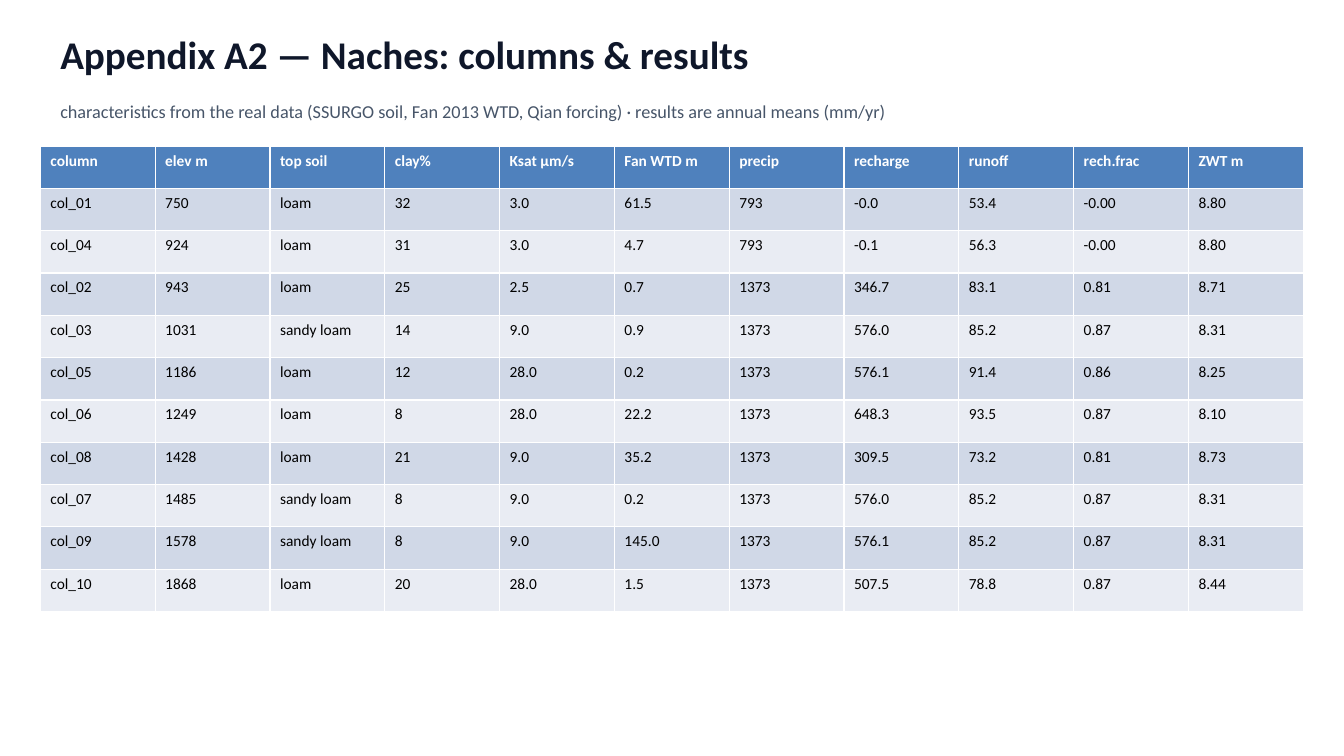
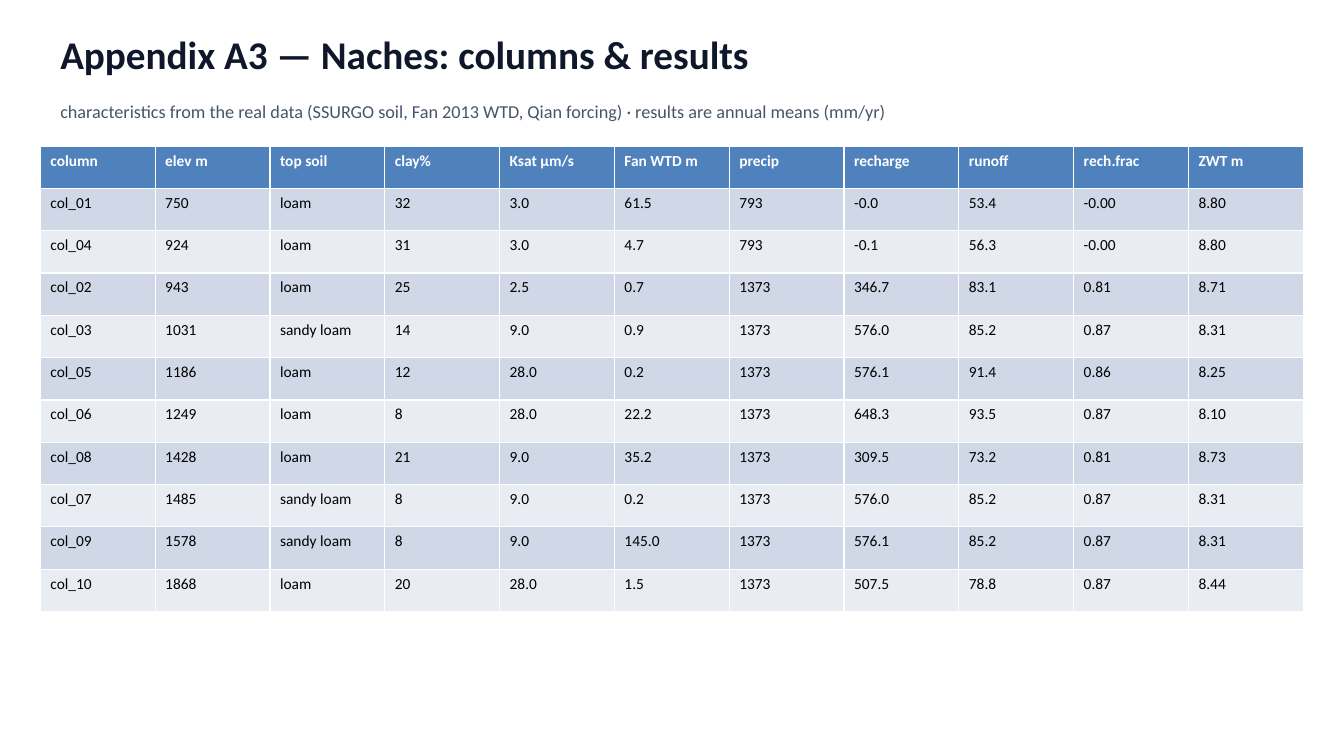
Before and after one commit to hoangtv1899/multi-agent-framework, a slide deck: slide 44 of docs/slides/story_20260705.pptx (slide 34 before the commit). Drawn at 1344x756 pixels with LibreOffice and Linux fonts; fonts in the diff are those of the drawing. Boxes give left, top, right and bottom in pixels: in the first picture for what was removed or moved away, otherwise in the second. Text is boxed around its words. In the diff, an @@ line names an element or a change of style, - is before the commit and + after.

```diff
--- a/docs/slides/story_20260705.pptx
+++ b/docs/slides/story_20260705.pptx
@@ text at box(60, 41, 749, 75): text changed @@
-Appendix A2 — Naches: columns & results
+Appendix A3 — Naches: columns & results
```
Also in this commit, not shown: 9 other slides changed, 10 slides added, 1 other file.
